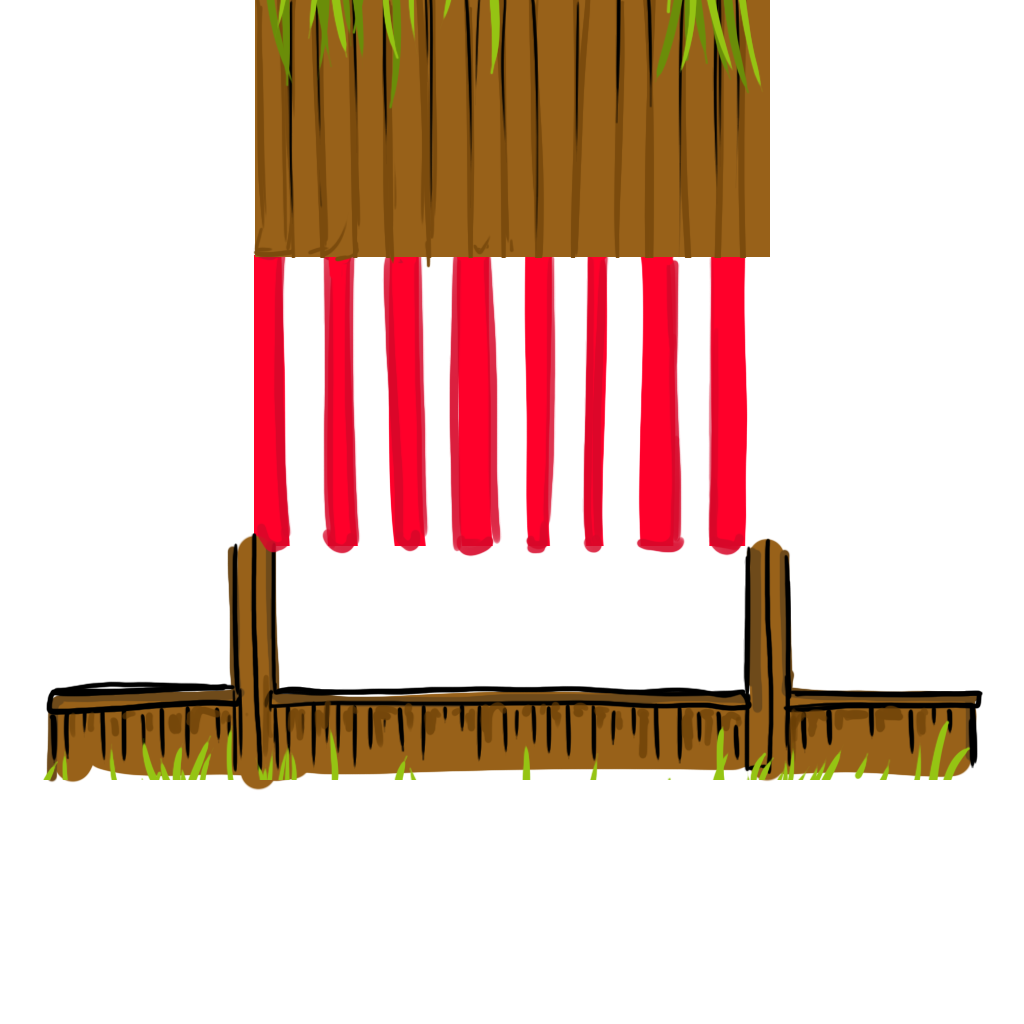
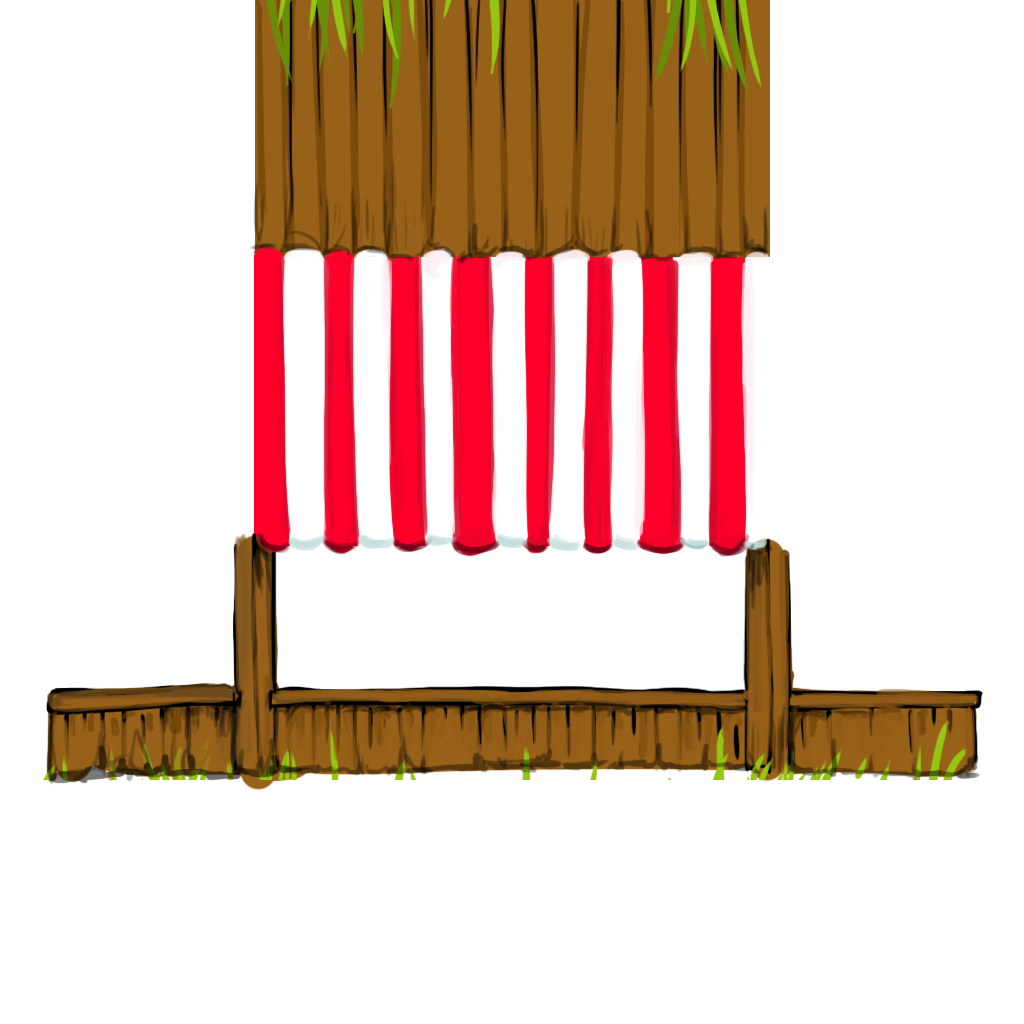
Layers edited between the first and the second 1024x1024 image:
renamed "Layer 2" to "Layer 3", painted on it over [46, 155, 981, 785]
removed layer "Layer 1" over [46, 155, 981, 785]
